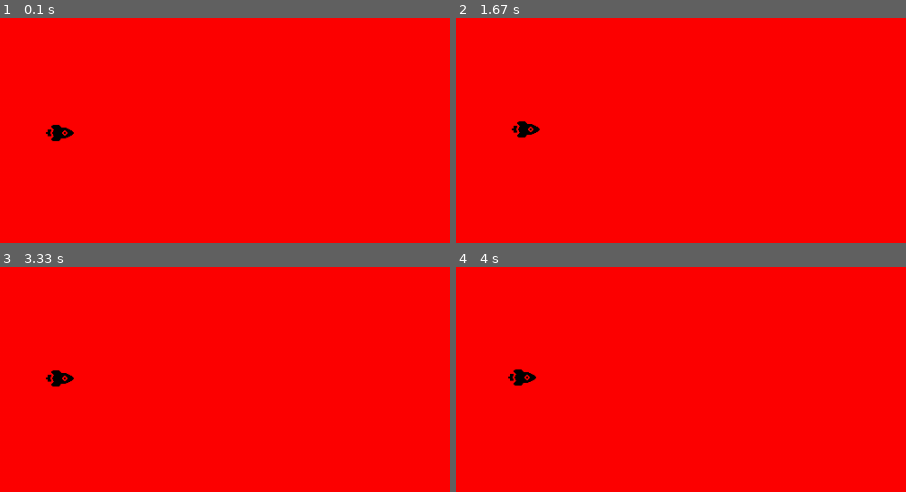
Above: before the commit, frames 1-4 (two rows, left to right).
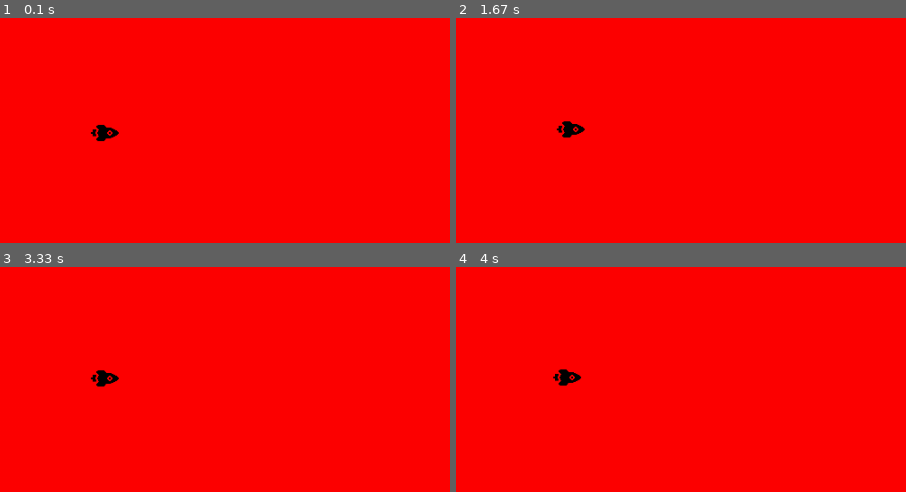
Above: after the commit, the same moments.

Repository: Rmdru/HR-pygame
Game: pygame game, started from main.py
Two runs of this game, one before a commit and one after it. Both use one fixed random seed, a clock stepped at 60 frames per second and the inputs below.
Inputs:
- Up to frame 1 (0.1 s): no input
- Up to frame 2 (1.67 s): hold D 0.33-0.8 s; hold W 0.83-1.13 s; hold D 1.17-1.63 s
- Up to frame 3 (3.33 s): hold A 1.67-2.2 s; hold S 2.23-2.53 s; hold A 2.57-2.97 s; hold W from 3 s (still down)
- Up to frame 4 (4 s): release W at 3.37 s; hold D from 3.4 s (still down)
The pictures show only the part of the screen within x 0-50%, y 24-74%; the shares and areas given below are measured in that part.

The runs differ from the first frame. In frame 1, 0.6% of the frame differs, in the area x 10-27%, y 47-56%; in frame 2, 0.6%; in frame 3, 0.6%; in frame 4, 0.6%.

Commit message:
player startpunt veranderd naar variabelen zodat de screen size later veranderd kan worden

Diff:
--- a/main.py
+++ b/main.py
@@ -17,8 +17,8 @@
 PlayerImg = pygame.image.load("rocket.png")
 PlayerImg_X_size = 32
 PlayerImg_Y_size = 32
-playerX = 50
-playerY = 234
+playerX = screen_width / 10
+playerY = ( screen_height // 2 ) - ( PlayerImg_Y_size // 2 )
 playerX_change = 0
 playerY_change = 0
 
